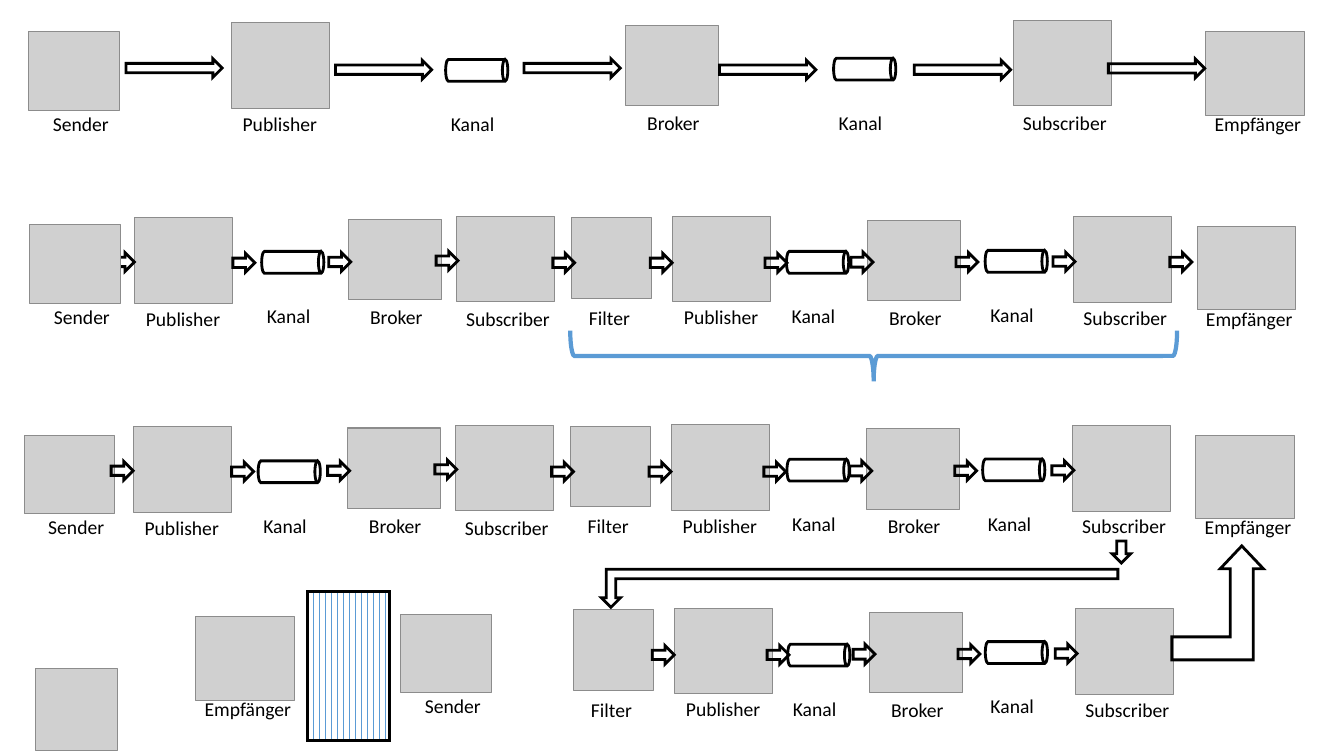
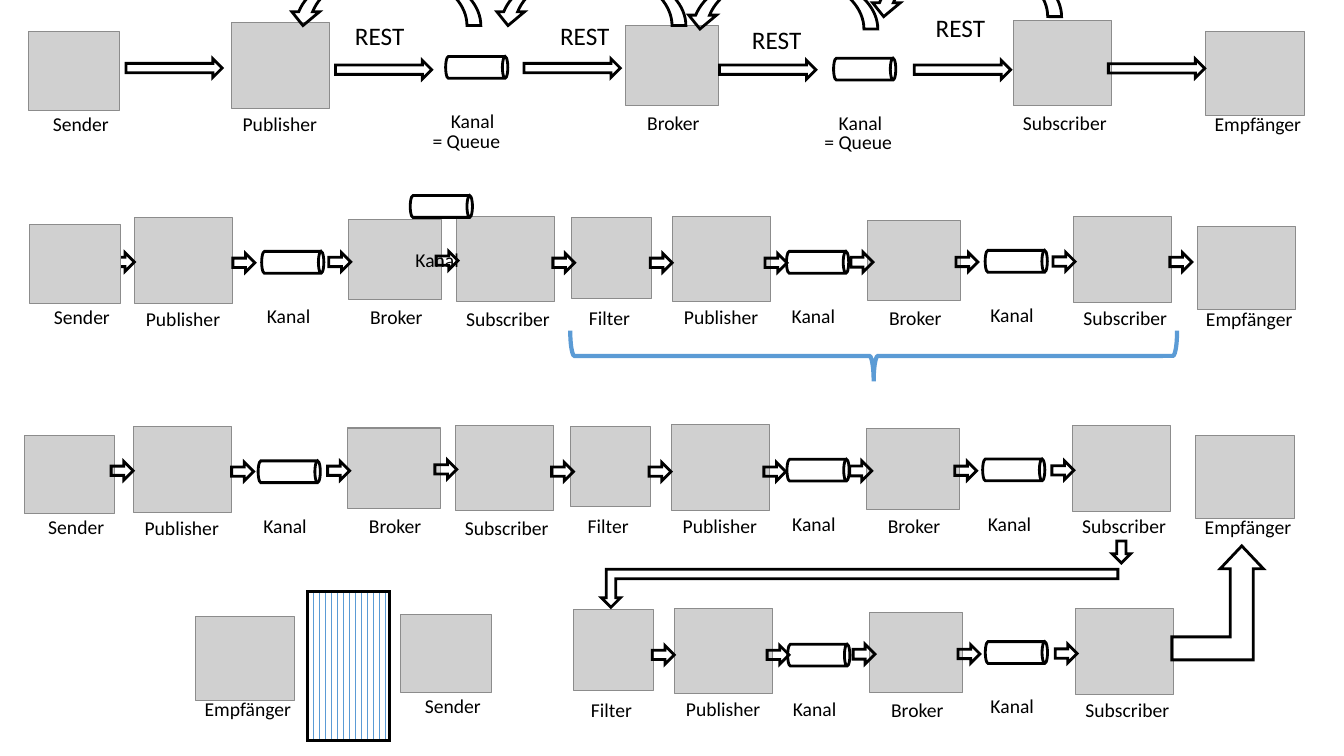
Before and after one commit to StefSchneider/Unternehmensfaehigkeiten, a slide deck: slide 9 of Dokumentation/Grafiken Unternehmensfähigkeiten.pptx. Drawn at 1344x756 pixels with LibreOffice and Linux fonts; fonts in the diff are those of the drawing; grey boxes stand for pictures. Boxes give left, top, right and bottom in pixels: in the first picture for what was removed or moved away, otherwise in the second. Text is boxed around its words. In the diff, an @@ line names an element or a change of style, - is before the commit and + after.

```diff
--- a/Dokumentation/Grafiken Unternehmensfähigkeiten.pptx
+++ b/Dokumentation/Grafiken Unternehmensfähigkeiten.pptx
@@ curved down arrow added at <box>289,0,481,25</box>, outline #000000 2 pt @@
@@ text added at <box>355,28,404,45</box>, 18 pt, text #000000 @@
+REST
@@ curved down arrow added at <box>494,0,686,25</box>, outline #000000 2 pt @@
@@ text added at <box>560,28,609,45</box>, 18 pt, text #000000 @@
+REST
@@ curved down arrow added at <box>687,0,878,29</box>, outline #000000 2 pt @@
@@ text added at <box>742,0,903,1</box>, 18 pt, text #000000 @@
+Rückmeldung
@@ curved down arrow added at <box>870,0,1062,16</box>, outline #000000 2 pt @@
@@ text added at <box>936,20,985,37</box>, 18 pt, text #000000 @@
+REST
@@ cylinder added at <box>446,56,508,79</box>, outline #000000 2 pt @@
@@ text added at <box>752,32,801,49</box>, 18 pt, text #000000 @@
+REST
@@ text added at <box>451,114,494,128</box>, 14 pt, text #000000 @@
+Kanal
@@ text added at <box>447,135,500,151</box>, 14 pt, text #000000 @@
+= Queue
@@ text added at <box>839,136,892,152</box>, 14 pt, text #000000 @@
+= Queue
@@ cylinder: place and size @@
-cylinder at <box>446,59,508,82</box>
+cylinder at <box>410,196,473,218</box>
@@ text "Kanal" rewrapped from <box>451,117,494,131</box> to <box>415,251,458,273</box> @@
@@ picture removed at <box>35,668,117,750</box> @@
```
Also in this commit, not shown: 4 slides added.
